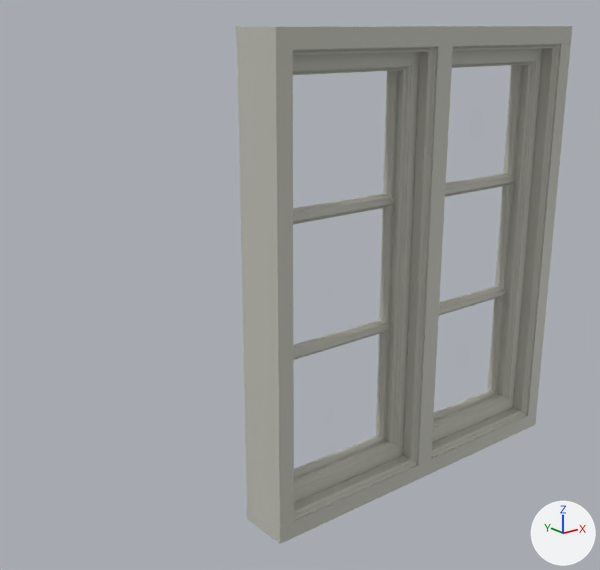
Two versions of the glTF model fonsteranim.glb, one commit apart.
One viewpoint serves both versions: a 50 mm lens placed at (-1.668, -1.616, 0.646), pointed at (-0.281, 0.118, -0.047). Arrows for +X, +Y and +Z are at lower right; the lights stay in place. Where no turn or scale is listed for an object, it has been applied to the vertices.
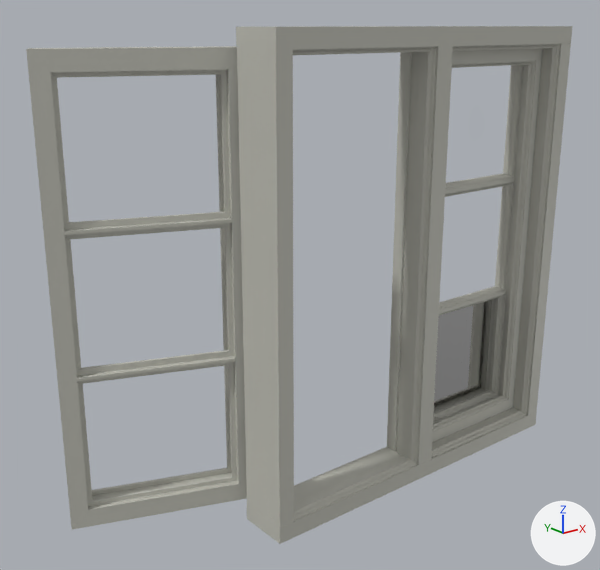
ob_empty is not drawn itself; it is the parent of ob_bågsidostycke_001, ob_bågsidostycke_002, ob_plane_036, ob_plane_037, ob_plane_042.

Edits to the scene script, one JSON object a line:
```json
{"op": "add", "block": "mat_glas", "code": ["mat_glas = principled_material('Glas')", "mat_glas.base_color = (0.8, 0.8, 0.8)  # white #e7e7e7", "mat_glas.metallic = 1.0", "mat_glas.roughness = 0.015"]}
{"op": "add", "block": "me_plane", "code": ["me_plane = bpy.data.meshes.new('Plane')", "me_plane.from_pydata([(-0.399, 0.0, 0.0), (0.0, 0.0, 0.0), (-0.399, 0.0, 0.351), (0.0, 0.0, 0.351)], [], [(0, 1, 3), (0, 3, 2)])", "me_plane.materials.append(mat_glas)  # white #e7e7e7"]}
{"op": "set", "path": "ob_empty.rotation_euler", "old": "(0.0, 0.0, -0.172)", "new": "(0.0, 0.0, 2.616)", "note": "degrees (0, 0, -10) -> degrees (0, 0, 150)"}
{"op": "add", "block": "ob_glas", "code": ["ob_glas = bpy.data.objects.new('Glas', me_plane)", "ob_glas.location = (0.461, 0.004, -0.538)"]}
```

Pixel boxes (x1, y1, x2, y2) of what changed, in the pictures (600 x 570 px):
```json
{"object": "Plane.036", "change": "turned", "before": [376, 52, 420, 458], "after": [26, 46, 247, 530]}
{"object": "Plane.042", "change": "turned", "before": [294, 436, 397, 503], "after": [88, 468, 239, 527]}
{"object": "Plane.037", "change": "turned", "before": [293, 52, 412, 75], "after": [47, 46, 228, 78]}
{"object": "Glas", "change": "added", "after": [434, 298, 496, 412]}
{"object": "Bågsidostycke.001", "change": "turned", "before": [293, 193, 394, 224], "after": [64, 212, 232, 240]}
{"object": "Bågsidostycke.002", "change": "turned", "before": [293, 319, 390, 360], "after": [76, 350, 236, 384]}
```
